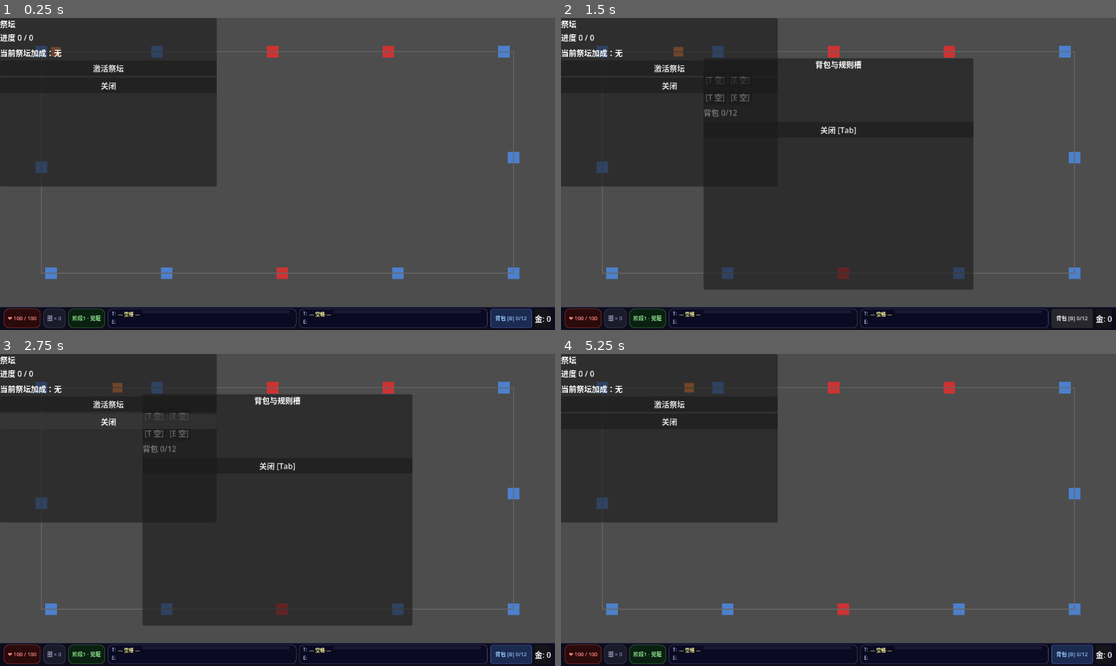
Above: before the commit, frames 1-4 (two rows, left to right).
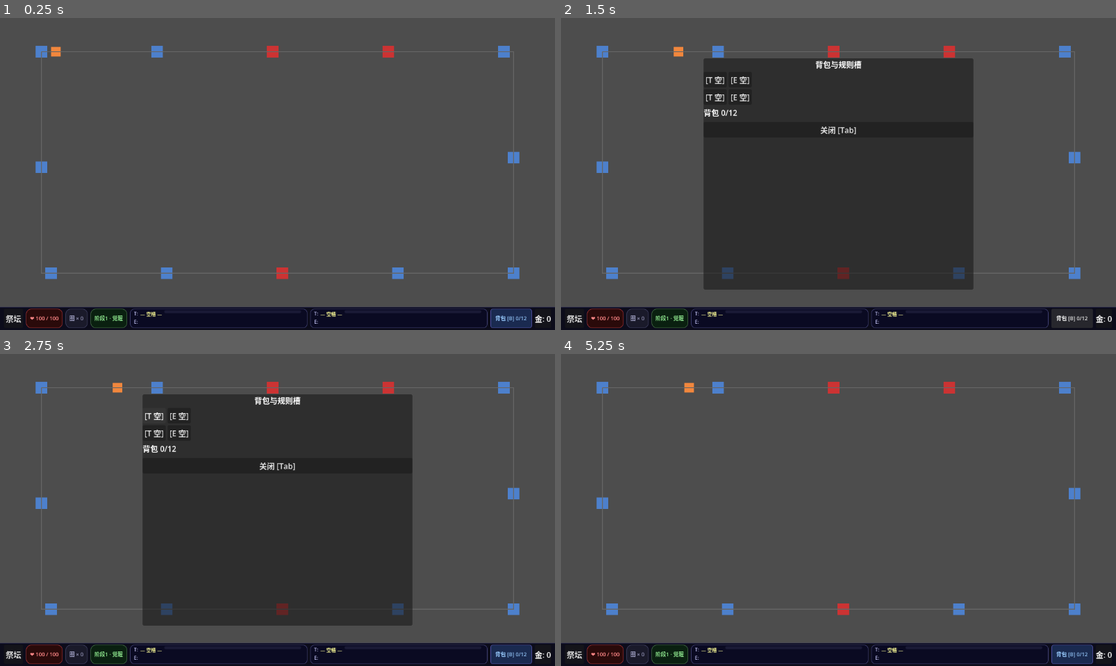
Above: after the commit, the same moments.

Repository: 595145489/attribute-loop
Game: Godot game, scene res://scenes/main.tscn
The game is run twice, just before and just after one commit, with the same random seed, the same clock (stepped at 60 frames per second) and the same inputs.
Inputs (mouse positions are in pixels of both pictures, inside the frame that each line leads up to):
- Up to frame 1 (0.25 s): no input
- Up to frame 2 (1.5 s): click (572, 317) at 0.5 s, where only the run after the commit has a clickable "祭坛"; click "背包 [B] 0/12" at 1.25 s
- Up to frame 3 (2.75 s): click "[T 空]" at 2 s
- Up to frame 4 (5.25 s): click "[E 空]" at 2.75 s; click "[T 空]" at 3.5 s; click "[E 空]" at 4.25 s; click "关闭 [Tab]" at 5 s

The runs differ from the first frame. In frame 1, 22% of the frame differs, in the area x 0-62%, y 0-100%; in frame 2, 17%; in frame 3, 16%; in frame 4, 22%.
Error after the commit: Invalid call. Nonexistent function 'open' in base 'PanelContainer'. (res://src/ui/HUD.gd:96)

Commit message:
fix: altar button in HUD bottom bar; panels centered and hidden on start

Diff:
--- a/scenes/ui/altar_panel.tscn
+++ b/scenes/ui/altar_panel.tscn
@@ -1,7 +1,17 @@
 [gd_scene format=3 uid="uid://bkpxrfdqerp75"]
 
 [node name="AltarPanel" type="PanelContainer" unique_id=524408031]
-custom_minimum_size = Vector2(450, 350)
+visible = false
+custom_minimum_size = Vector2(450, 400)
+anchors_preset = 8
+anchor_left = 0.5
+anchor_top = 0.5
+anchor_right = 0.5
+anchor_bottom = 0.5
+offset_left = -576.0
+offset_top = -324.0
+offset_right = -576.0
+offset_bottom = -324.0
 
 [node name="VBox" type="VBoxContainer" parent="." unique_id=329013949]
 layout_mode = 2
--- a/scenes/ui/hud.tscn
+++ b/scenes/ui/hud.tscn
@@ -121,6 +121,10 @@
 layout_mode = 2
 theme_override_constants/separation = 6
 
+[node name="AltarButton" type="Button" parent="BottomBar/HContent" unique_id=1939459428]
+layout_mode = 2
+text = "祭坛"
+
 [node name="HPPill" type="PanelContainer" parent="BottomBar/HContent" unique_id=174777209]
 layout_mode = 2
 theme_override_styles/panel = SubResource("StyleBoxFlat_hp")
--- a/scenes/ui/tile_rule_panel.tscn
+++ b/scenes/ui/tile_rule_panel.tscn
@@ -1,9 +1,19 @@
 [gd_scene format=3 uid="uid://d6kk8olumpwl"]
 
-[ext_resource type="Script" path="res://src/ui/TileRulePanel.gd" id="1_ynhln"]
+[ext_resource type="Script" uid="uid://da3hkkhv7pvor" path="res://src/ui/TileRulePanel.gd" id="1_ynhln"]
 
 [node name="TileRulePanel" type="PanelContainer" unique_id=1901766401]
-custom_minimum_size = Vector2(400, 300)
+visible = false
+custom_minimum_size = Vector2(400, 320)
+anchors_preset = 8
+anchor_left = 0.5
+anchor_top = 0.5
+anchor_right = 0.5
+anchor_bottom = 0.5
+offset_left = -576.0
+offset_top = -324.0
+offset_right = -576.0
+offset_bottom = -324.0
 script = ExtResource("1_ynhln")
 
 [node name="VBox" type="VBoxContainer" parent="." unique_id=310248638]
--- a/src/Main.gd
+++ b/src/Main.gd
@@ -25,6 +25,7 @@
 	strip_manager.setup(strip_panel)
 	strip_panel.setup(inventory_panel)
 	hud.setup(inventory_panel)
+	hud.setup_altar(altar_panel, tiles[0])
 	rule_engine.set_tiles(tiles)
 	EventBus.player_died.connect(_on_player_died)
 	EventBus.phase_changed.connect(_on_phase_changed)
--- a/src/ui/HUD.gd
+++ b/src/ui/HUD.gd
@@ -2,8 +2,11 @@
 extends CanvasLayer
 
 var _inventory_panel = null
+var _altar_panel = null
+var _altar_tile = null
 var _float_tween: Tween = null
 
+@onready var altar_btn: Button = $BottomBar/HContent/AltarButton
 @onready var hp_label: Label = $BottomBar/HContent/HPPill/HPLabel
 @onready var loop_label: Label = $BottomBar/HContent/LoopPill/LoopLabel
 @onready var phase_label: Label = $BottomBar/HContent/PhasePill/PhaseLabel
@@ -34,11 +37,16 @@
 
 func _ready() -> void:
 	bag_btn.pressed.connect(_on_bag_pressed)
+	altar_btn.pressed.connect(_on_altar_pressed)
 	float_label.hide()
 	EventBus.rule_fired.connect(_on_rule_fired)
 
 func setup(inv_panel) -> void:
 	_inventory_panel = inv_panel
+
+func setup_altar(panel, tile) -> void:
+	_altar_panel = panel
+	_altar_tile = tile
 
 func _process(_delta: float) -> void:
 	hp_label.text = "❤ %d / %d" % [GameState.hp, GameState.hp_max]
@@ -79,6 +87,14 @@
 	if _inventory_panel != null:
 		_inventory_panel.toggle()
 
+func _on_altar_pressed() -> void:
+	if _altar_panel == null or _altar_tile == null:
+		return
+	if _altar_panel.visible:
+		_altar_panel.close()
+	else:
+		_altar_panel.open(_altar_tile)
+
 func _on_rule_fired(_slot_idx: int, effect_id: String, value: float) -> void:
 	if effect_id == "治愈":
 		float_label.text = "+%.0f 治愈" % value
